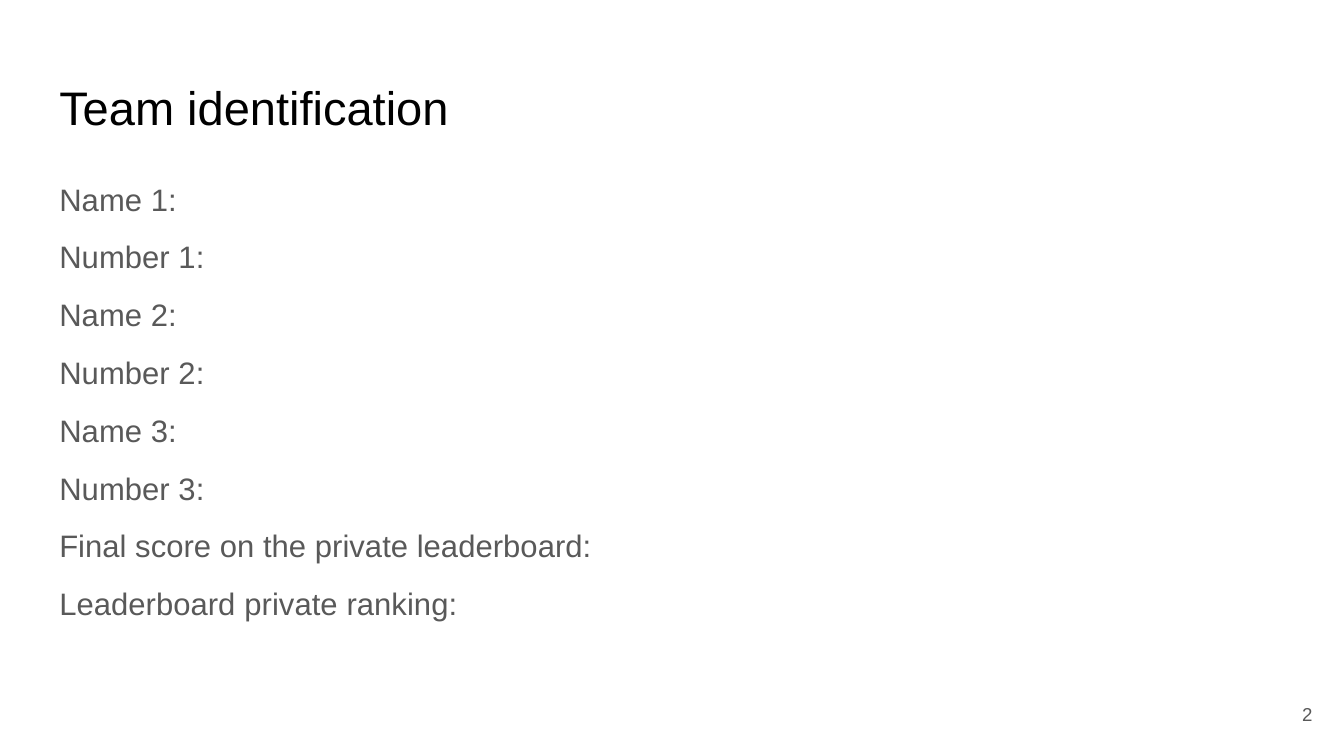
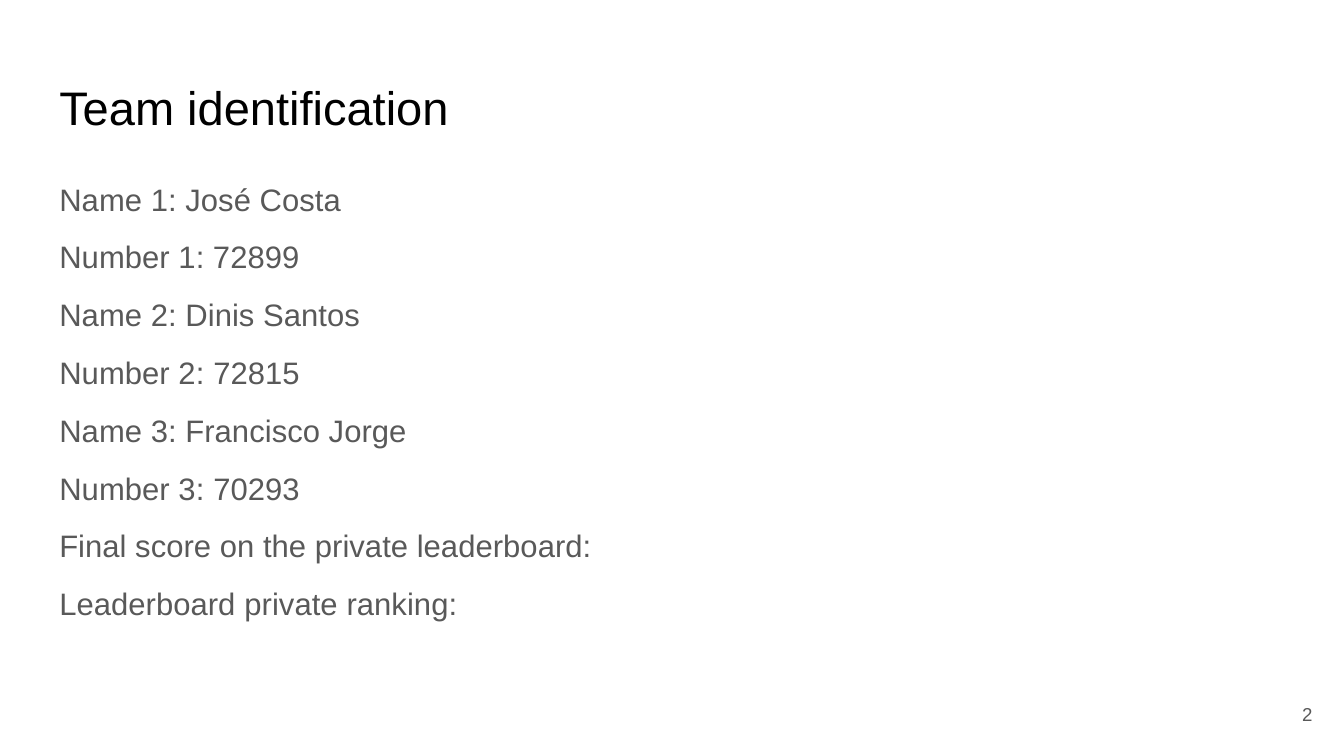
Before and after one commit to zepedrocosta/AA-Projeto2, a slide deck: slide 2 of Slides.pptx. Drawn at 1344x756 pixels with LibreOffice and Linux fonts; fonts in the diff are those of the drawing. Boxes give left, top, right and bottom in pixels: in the first picture for what was removed or moved away, otherwise in the second. Text is boxed around its words. In the diff, an @@ line names an element or a change of style, - is before the commit and + after.

```diff
--- a/Slides.pptx
+++ b/Slides.pptx
@@ text at box(59, 188, 407, 501): text changed @@
-Name 1:
-Number 1:
-Name 2:
-Number 2:
-Name 3:
-Number 3:
+Name 1: José Costa
+Number 1: 72899
+Name 2: Dinis Santos
+Number 2: 72815
+Name 3: Francisco Jorge
+Number 3: 70293
```
Also in this commit, not shown: 3 other slides changed, 13 slides added, 1 other file.
